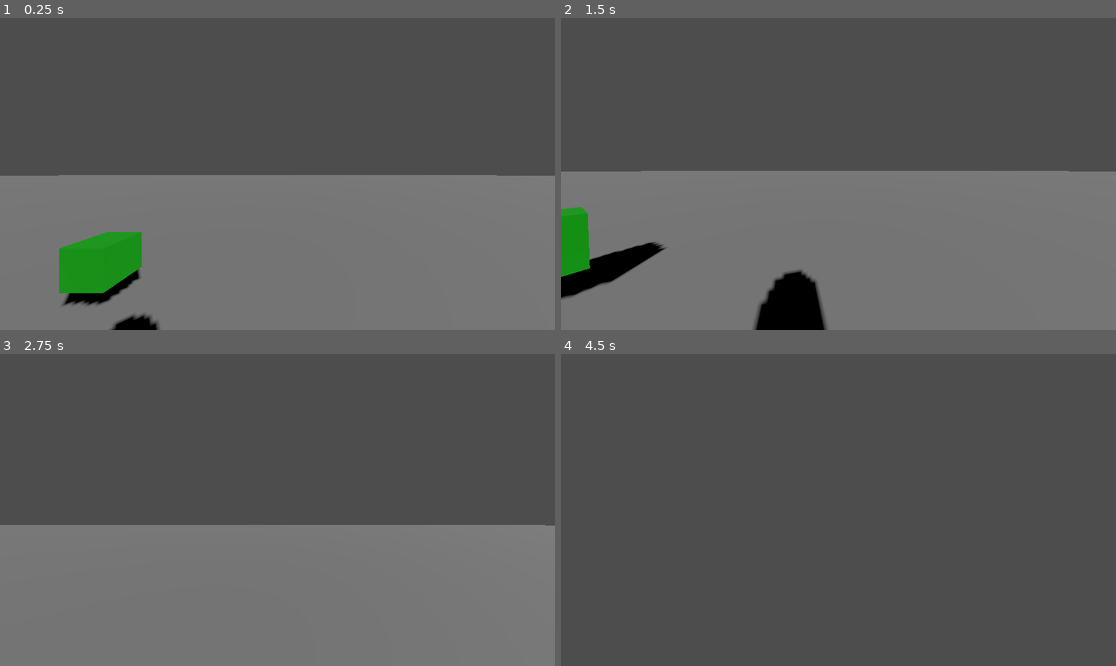
Above: before the commit, frames 1-4 (two rows, left to right).
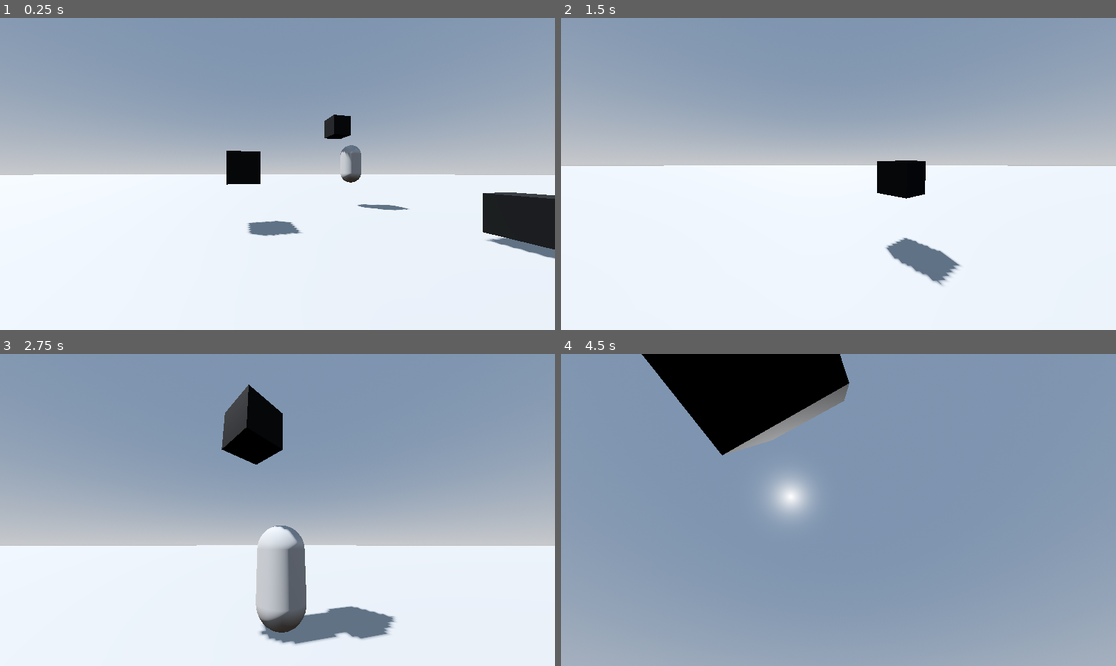
Above: after the commit, the same moments.

Repository: AlexandrBratslavskyy/Looter_Shooter
Game: Godot game, scene res://World/World.tscn
The game is run twice, just before and just after one commit, with the same random seed, the same clock (stepped at 60 frames per second) and the same inputs. Before the commit the project starts from res://World/main.tscn.
Inputs (mouse positions are in pixels of both pictures, inside the frame that each line leads up to):
- Up to frame 1 (0.25 s): no input
- Up to frame 2 (1.5 s): tap Enter (ui_accept) at 0.5 s; move the mouse to (866, 174) at 0.52 s; hold W (moveUp, bound only before the commit) from 0.53 s (still down); click (866, 174) at 0.6 s; tap Space (jump, bound only before the commit) at 0.77, 0.8, 1.07, 1.35 s; move the mouse to (810, 174) at 1.27 s
- Up to frame 3 (2.75 s): keep holding W (moveUp, bound only before the commit); tap Space (jump, bound only before the commit) at 1.52, 1.82, 2.3 s; click (249, 510) at 1.55 s; move the mouse to (288, 503) at 2.02 s; click (288, 503) at 2.1 s
- Up to frame 4 (4.5 s): move the mouse to (832, 516) at 2.77 s; click (832, 516) at 2.85 s; tap Space (jump, bound only before the commit) at 3.02, 3.32, 3.6, 3.77, 4.07 s; move the mouse to (877, 513) at 3.52 s; tap Escape (escape, bound only before the commit) at 4.15 s; move the mouse to (672, 463) at 4.27 s; release W (moveUp, bound only before the commit) at 4.28 s; hold A (moveLeft, bound only before the commit) from 4.28 s (still down); click (672, 463) at 4.35 s

The runs differ from the first frame. In frame 1, 99% of the frame differs, in the area x 0-100%, y 0-100%; in frame 2, 99%; in frame 3, 98%; in frame 4, 100%.

Commit message:
restarted

Diff:
--- a/Enemy/Enemy.gd
+++ b/Enemy/Enemy.gd
@@ -1,6 +1,6 @@
 extends CharacterBody3D
 
-@export var health: Health
+@export var p_stats_shared: StatsShared
 
 const SPEED = 5.0
 const JUMP_VELOCITY = 4.5
@@ -9,13 +9,13 @@
 var gravity = ProjectSettings.get_setting("physics/3d/default_gravity")
 
 func _ready() -> void:
-	health.current_health.connect(change_health)
-	health.no_cur_health.connect(no_health)
+	p_stats_shared.s_health_cur.connect(change_health)
+	p_stats_shared.s_health_cur_none.connect(no_health)
 
-#func _physics_process(delta):
-#	# Add the gravity.
-#	if not is_on_floor():
-#		velocity.y -= gravity * delta
+func _physics_process(delta):
+	# Add the gravity.
+	if not is_on_floor():
+		velocity.y -= gravity * delta
 #
 #	# Handle Jump.
 #	if Input.is_action_just_pressed("ui_accept") and is_on_floor():
@@ -32,14 +32,15 @@
 #		velocity.x = move_toward(velocity.x, 0, SPEED)
 #		velocity.z = move_toward(velocity.z, 0, SPEED)
 
-#	move_and_slide()
+	move_and_slide()
 
 func take_damage() -> void:
-	print("enemy")
-	health.decrease_health()
+	print("enemy " + name)
+	p_stats_shared.take_damage()
 
 func change_health(value: int) -> void:
 	print(value)
 
 func no_health() -> void:
-	print("dead")
+	print("dead " + name)
+	queue_free()
--- a/Enemy/Enemy.tscn
+++ b/Enemy/Enemy.tscn
@@ -1,7 +1,7 @@
 [gd_scene load_steps=5 format=3 uid="uid://q2f1bk7sjli4"]
 
 [ext_resource type="Script" path="res://Enemy/Enemy.gd" id="1_fc5m1"]
-[ext_resource type="Resource" uid="uid://celhuhrbhc3hk" path="res://Enemy/EnemyHealth.tres" id="2_do5bk"]
+[ext_resource type="Resource" uid="uid://csh3cy13n0odt" path="res://Enemy/EnemyStats.tres" id="2_rwryf"]
 
 [sub_resource type="CapsuleMesh" id="CapsuleMesh_nmuqd"]
 
@@ -9,7 +9,7 @@
 
 [node name="Enemy" type="CharacterBody3D"]
 script = ExtResource("1_fc5m1")
-health = ExtResource("2_do5bk")
+p_stats_shared = ExtResource("2_rwryf")
 
 [node name="MeshInstance3D" type="MeshInstance3D" parent="."]
 mesh = SubResource("CapsuleMesh_nmuqd")
--- a/Enemy/EnemyHealth.tres
+++ /dev/null
@@ -1,7 +0,0 @@
-[gd_resource type="Resource" script_class="Health" load_steps=2 format=3 uid="uid://celhuhrbhc3hk"]
-
-[ext_resource type="Script" path="res://Stats/Health.gd" id="1_lpv0k"]
-
-[resource]
-script = ExtResource("1_lpv0k")
-max_health = 5
--- /dev/null
+++ b/Enemy/EnemyStats.tres
@@ -0,0 +1,11 @@
+[gd_resource type="Resource" script_class="StatsShared" load_steps=2 format=3 uid="uid://csh3cy13n0odt"]
+
+[ext_resource type="Script" path="res://Stats/StatsShared.gd" id="1_sf403"]
+
+[resource]
+resource_local_to_scene = true
+script = ExtResource("1_sf403")
+p_health_max = 10
+p_velocity = 4.5
+p_velocity_jump = 5.0
+p_velocity_crouch = 0.0
--- a/Environment/Box.gd
+++ /dev/null
@@ -1,23 +0,0 @@
-@tool
-extends StaticBody3D
-
-@onready var shader: ShaderMaterial = $MeshInstance3D.get_active_material(0)
-@export_color_no_alpha var color: Color:
-	set(value):
-		color = value
-		if Engine.is_editor_hint():
-			_update_mesh()
-
-# Called when the node enters the scene tree for the first time.
-func _ready() -> void:
-	_update_mesh()
-
-# Called every frame. 'delta' is the elapsed time since the previous frame.
-func _process(delta) -> void:
-	pass
-
-func _update_mesh() -> void:
-	shader.set_shader_parameter("color", color)
-
-func take_damage() -> void:
-	print("box " + color.to_html())
--- a/Environment/Box.gdshader
+++ /dev/null
@@ -1,7 +0,0 @@
-shader_type spatial;
-
-uniform vec3 color: source_color;
-
-void fragment() {
-	ALBEDO = color;
-}
--- a/Environment/Box.tscn
+++ b/Environment/Box.tscn
@@ -1,22 +1,15 @@
-[gd_scene load_steps=6 format=3 uid="uid://rakycqc547mp"]
-
-[ext_resource type="Script" path="res://Environment/Box.gd" id="1_61b71"]
-[ext_resource type="Shader" path="res://Environment/Box.gdshader" id="1_sqj0o"]
+[gd_scene load_steps=4 format=3 uid="uid://rakycqc547mp"]
 
 [sub_resource type="BoxShape3D" id="BoxShape3D_mgs5i"]
 
-[sub_resource type="ShaderMaterial" id="ShaderMaterial_73nhv"]
-resource_local_to_scene = true
-render_priority = 0
-shader = ExtResource("1_sqj0o")
-shader_parameter/color = Color(0, 0, 0, 1)
+[sub_resource type="StandardMaterial3D" id="StandardMaterial3D_lc5pa"]
+albedo_color = Color(0, 0, 0, 1)
 
 [sub_resource type="BoxMesh" id="BoxMesh_55fw2"]
 resource_local_to_scene = true
-material = SubResource("ShaderMaterial_73nhv")
+material = SubResource("StandardMaterial3D_lc5pa")
 
 [node name="Box" type="StaticBody3D"]
-script = ExtResource("1_61b71")
 
 [node name="CollisionShape3D" type="CollisionShape3D" parent="."]
 shape = SubResource("BoxShape3D_mgs5i")
--- a/Player/PlayerCharacter.tscn
+++ b/Player/PlayerCharacter.tscn
@@ -1,7 +1,7 @@
 [gd_scene load_steps=5 format=3 uid="uid://b6lp1n5k0j1pq"]
 
 [ext_resource type="Script" path="res://Player/PlayerMovement.gd" id="1_am1nk"]
-[ext_resource type="Resource" uid="uid://c2wk57ibfljg8" path="res://Player/PlayerHealth.tres" id="2_hjpwy"]
+[ext_resource type="Resource" uid="uid://bequytjf6mdrs" path="res://Player/PlayerStats.tres" id="2_0ubgf"]
 
 [sub_resource type="CapsuleShape3D" id="CapsuleShape3D_hu3e2"]
 
@@ -9,7 +9,7 @@
 
 [node name="Player" type="CharacterBody3D"]
 script = ExtResource("1_am1nk")
-health = ExtResource("2_hjpwy")
+p_stats_shared = ExtResource("2_0ubgf")
 
 [node name="Shape" type="CollisionShape3D" parent="."]
 shape = SubResource("CapsuleShape3D_hu3e2")
--- a/Player/PlayerHealth.tres
+++ /dev/null
@@ -1,7 +0,0 @@
-[gd_resource type="Resource" script_class="Health" load_steps=2 format=3 uid="uid://c2wk57ibfljg8"]
-
-[ext_resource type="Script" path="res://Stats/Health.gd" id="1_iplkr"]
-
-[resource]
-script = ExtResource("1_iplkr")
-max_health = 11
--- a/Player/PlayerMovement.gd
+++ b/Player/PlayerMovement.gd
@@ -1,16 +1,18 @@
 extends CharacterBody3D
 
-@onready var cam: Camera3D = $Head/Camera
+## properties
+# nodes
+@onready var p_camera: Camera3D = $Head/Camera
 @onready var gunRay: RayCast3D = $Head/Camera/RayCast3D
 
-@export var health: Health
+# resources
+@export var p_stats_shared: StatsShared
 
-var mouseSensibility = 120
-var mouse_relative_x = 0
-var mouse_relative_y = 0
-const SPEED = 5.0
-const JUMP_VELOCITY = 4.5
+# sensitivity
+var p_sensitivity_x = 0.02
+var p_sensitivity_y = 0.02
 
+# gravity
 # Get the gravity from the project settings to be synced with RigidBody nodes.
 var gravity = ProjectSettings.get_setting("physics/3d/default_gravity")
 
@@ -19,14 +21,17 @@
 	# Captures mouse
 	Input.mouse_mode = Input.MOUSE_MODE_CAPTURED
 	gunRay.add_exception(self)
-#	print(health.cur_health)
 
-# Called every frame. 'delta' is the elapsed time since the previous frame.
-func _process(delta) -> void:
-	# Release mouse to escape
-	if Input.is_action_just_pressed("escape"):
+func _unhandled_input(event: InputEvent) -> void:
+	# debug
+	if event.is_action_pressed("ui_cancel"):
 		Input.mouse_mode = Input.MOUSE_MODE_VISIBLE
 
+	if event is InputEventMouseMotion:
+		var MouseMovement: Vector2 = -event.relative
+		rotate_y(MouseMovement.x * p_sensitivity_y) # first rotate y
+		p_camera.rotate_x(MouseMovement.y * p_sensitivity_x) # then rotate x
+		p_camera.rotation.x = clamp(p_camera.rotation.x, deg_to_rad(-40), deg_to_rad(60))
 
 func _physics_process(delta) -> void:
 	# Add the gravity.
@@ -34,34 +39,26 @@
 		velocity.y -= gravity * delta
 
 	# Handle Jump.
-	if Input.is_action_just_pressed("jump") and is_on_floor():
-		velocity.y = JUMP_VELOCITY
+	if Input.is_action_just_pressed("i_jump") and is_on_floor():
+		velocity.y = p_stats_shared.p_velocity_jump
 
 	# Handle Shooting
-	if Input.is_action_just_pressed("shoot"):
-		shoot()
+	if Input.is_action_just_pressed("i_primary"):
+		m_shoot()
 
 	# Get the input direction and handle the movement/deceleration.
-	var input_dir = Input.get_vector("moveLeft", "moveRight", "moveUp", "moveDown")
+	var input_dir = Input.get_vector("i_move_left", "i_move_right", "i_move_up", "i_move_down")
 	var direction = (transform.basis * Vector3(input_dir.x, 0, input_dir.y)).normalized()
 	if direction:
-		velocity.x = direction.x * SPEED
-		velocity.z = direction.z * SPEED
+		velocity.x = direction.x * p_stats_shared.p_velocity
+		velocity.z = direction.z * p_stats_shared.p_velocity
 	else:
-		velocity.x = move_toward(velocity.x, 0, SPEED)
-		velocity.z = move_toward(velocity.z, 0, SPEED)
+		velocity.x = move_toward(velocity.x, 0, p_stats_shared.p_velocity)
+		velocity.z = move_toward(velocity.z, 0, p_stats_shared.p_velocity)
 
 	move_and_slide()
 
-func _input(event) -> void:
-	if event is InputEventMouseMotion:
-		rotation.y -= event.relative.x / mouseSensibility
-		cam.rotation.x -= event.relative.y / mouseSensibility
-		cam.rotation.x = clamp(cam.rotation.x, deg_to_rad(-90), deg_to_rad(90) )
-		mouse_relative_x = clamp(event.relative.x, -50, 50)
-		mouse_relative_y = clamp(event.relative.y, -50, 10)
-
-func shoot() -> void:
+func m_shoot() -> void:
 	if not gunRay.is_colliding():
 		return
 	var cl := gunRay.get_collider()
--- /dev/null
+++ b/Player/PlayerStats.tres
@@ -0,0 +1,10 @@
+[gd_resource type="Resource" script_class="StatsShared" load_steps=2 format=3 uid="uid://bequytjf6mdrs"]
+
+[ext_resource type="Script" path="res://Stats/StatsShared.gd" id="1_3yjlb"]
+
+[resource]
+script = ExtResource("1_3yjlb")
+p_health_max = 10
+p_velocity = 5.0
+p_velocity_jump = 4.5
+p_velocity_crouch = 0.0
--- a/Stats/Health.gd
+++ /dev/null
@@ -1,28 +0,0 @@
-extends Resource
-class_name Health
-
-var cur_health : int
-@export var max_health: int = 10:
-	set(value):
-		max_health = value
-		cur_health = value
-
-signal current_health(value) # only useful for health change and not to indicate damage
-
-# damage vs healing (signal very down health or masive damage)
-signal down_health
-signal up_health
-
-# % amount of health
-signal low_health
-signal no_cur_health
-
-func decrease_health(value : int = 1) -> void:
-	cur_health -= value
-	current_health.emit(cur_health)
-	if cur_health <= 0:
-		no_cur_health.emit()
-
-func increase_health(value : int = 1) -> void:
-	cur_health += value
-	current_health.emit(cur_health)
--- /dev/null
+++ b/Stats/StatsShared.gd
@@ -0,0 +1,28 @@
+extends Resource
+class_name StatsShared
+
+## properties
+# health
+var p_health_cur: int
+@export var p_health_max: int = 10:
+	set(value):
+		p_health_max = value
+		p_health_cur = value
+
+# velocity
+@export var p_velocity: float
+@export var p_velocity_jump: float
+@export var p_velocity_crouch: float
+
+## signals
+# health
+signal s_health_cur(value)
+signal s_health_cur_none
+
+## methods
+# health
+func take_damage(value: int = 1) -> void:
+	p_health_cur -= value
+	s_health_cur.emit(p_health_cur)
+	if p_health_cur <= 0:
+		s_health_cur_none.emit()
--- /dev/null
+++ b/World/World.tscn
@@ -0,0 +1,50 @@
+[gd_scene load_steps=8 format=3 uid="uid://cug1474aj4ccp"]
+
+[ext_resource type="PackedScene" uid="uid://bysdjbkmt1ep1" path="res://Environment/Ground.tscn" id="1_5ec5b"]
+[ext_resource type="PackedScene" uid="uid://rakycqc547mp" path="res://Environment/Box.tscn" id="2_vcg8y"]
+[ext_resource type="PackedScene" uid="uid://b6lp1n5k0j1pq" path="res://Player/PlayerCharacter.tscn" id="3_wvrnc"]
+[ext_resource type="PackedScene" uid="uid://q2f1bk7sjli4" path="res://Enemy/Enemy.tscn" id="4_8lprf"]
+
+[sub_resource type="ProceduralSkyMaterial" id="ProceduralSkyMaterial_3c1f8"]
+sky_horizon_color = Color(0.64625, 0.65575, 0.67075, 1)
+ground_horizon_color = Color(0.64625, 0.65575, 0.67075, 1)
+
+[sub_resource type="Sky" id="Sky_mc6a6"]
+sky_material = SubResource("ProceduralSkyMaterial_3c1f8")
+
+[sub_resource type="Environment" id="Environment_5ueb1"]
+background_mode = 2
+sky = SubResource("Sky_mc6a6")
+tonemap_mode = 2
+glow_enabled = true
+
+[node name="World" type="Node3D"]
+
+[node name="Environment" type="Node" parent="."]
+
+[node name="WorldEnvironment" type="WorldEnvironment" parent="Environment"]
+environment = SubResource("Environment_5ueb1")
+
+[node name="DirectionalLight3D" type="DirectionalLight3D" parent="Environment"]
+transform = Transform3D(-0.866023, -0.433016, 0.250001, 0, 0.499998, 0.866027, -0.500003, 0.749999, -0.43301, 0, 0, 0)
+shadow_enabled = true
+
+[node name="Ground" parent="Environment" instance=ExtResource("1_5ec5b")]
+
+[node name="Box" parent="Environment" instance=ExtResource("2_vcg8y")]
+transform = Transform3D(1, 0, 0, 0, 1, 0, 0, 0, 1, 2.4223, 1.87418, 0)
+
+[node name="Box2" parent="Environment" instance=ExtResource("2_vcg8y")]
+transform = Transform3D(1, 0, 0, 0, 1, 0, 0, 0, 1, -0.60466, 0.691532, 6.48538)
+
+[node name="Box3" parent="Environment" instance=ExtResource("2_vcg8y")]
+transform = Transform3D(1, 0, 0, 0, 1, 0, 0, 0, 1, 4.8446, 4.23962, 5.03141)
+
+[node name="Player" parent="." instance=ExtResource("3_wvrnc")]
+transform = Transform3D(-0.20967, 0, -0.977772, 0, 1, 0, 0.977772, 0, -0.20967, -2.90608, 1.50971, 0)
+
+[node name="Enemy" parent="." instance=ExtResource("4_8lprf")]
+transform = Transform3D(1, 0, 0, 0, 1, 0, 0, 0, 1, 4.51791, 2.55307, 5.63453)
+
+[node name="Enemy2" parent="." instance=ExtResource("4_8lprf")]
+transform = Transform3D(1, 0, 0, 0, 1, 0, 0, 0, 1, -8.38774, 2.55307, 5.63453)
--- a/World/main.tscn
+++ /dev/null
@@ -1,37 +0,0 @@
-[gd_scene load_steps=6 format=3 uid="uid://dccg1d3ajm4d5"]
-
-[ext_resource type="PackedScene" uid="uid://bysdjbkmt1ep1" path="res://Environment/Ground.tscn" id="1_lsd45"]
-[ext_resource type="PackedScene" uid="uid://b6lp1n5k0j1pq" path="res://Player/PlayerCharacter.tscn" id="2_spslo"]
-[ext_resource type="PackedScene" uid="uid://rakycqc547mp" path="res://Environment/Box.tscn" id="3_kkdj3"]
-[ext_resource type="PackedScene" uid="uid://q2f1bk7sjli4" path="res://Enemy/Enemy.tscn" id="4_pdw8d"]
-[ext_resource type="PackedScene" uid="uid://oog3ch7rsf1l" path="res://Environment/generated.tscn" id="5_m71oe"]
-
-[node name="Main" type="Node3D"]
-
-[node name="DirectionalLight3D" type="DirectionalLight3D" parent="."]
-transform = Transform3D(0.714794, -0.4232, 0.55675, -0.000810836, 0.795612, 0.605806, -0.699334, -0.433478, 0.568356, 0, 0, 0)
-shadow_enabled = true
-
-[node name="Ground" parent="." instance=ExtResource("1_lsd45")]
-transform = Transform3D(1, 0, 0, 0, 1, 0, 0, 0, 1, 0, -1, 0)
-
-[node name="Player" parent="." instance=ExtResource("2_spslo")]
-transform = Transform3D(1, 0, 0, 0, 1, 0, 0, 0, 1, 0, 2, 0)
-
-[node name="Box" parent="." instance=ExtResource("3_kkdj3")]
-transform = Transform3D(1, 0, 0, 0, 1, 0, 0, 0, 1, -7, 0, 4)
-color = Color(0.670588, 0, 0, 1)
-
-[node name="Box2" parent="." instance=ExtResource("3_kkdj3")]
-transform = Transform3D(1, 0, 0, 0, 1, 0, 0, 0, 1, -4.41051, 0, -4)
-color = Color(0, 0.721569, 0, 1)
-
-[node name="Box3" parent="." instance=ExtResource("3_kkdj3")]
-transform = Transform3D(1, 0, 0, 0, 1, 0, 0, 0, 1, 5.66081, -0.564067, 0.861566)
-color = Color(0, 0, 0.815686, 1)
-
-[node name="Enemy" parent="." instance=ExtResource("4_pdw8d")]
-transform = Transform3D(1, 0, 0, 0, 1, 0, 0, 0, 1, 3, 0, 13)
-
-[node name="Generated" parent="." instance=ExtResource("5_m71oe")]
-transform = Transform3D(1, 0, 0, 0, 1, 0, 0, 0, 1, 8, 0, 2)
--- a/project.godot
+++ b/project.godot
@@ -11,46 +11,39 @@
 [application]
 
 config/name="Looter_Shooter"
-run/main_scene="res://World/main.tscn"
-config/features=PackedStringArray("4.0", "Forward Plus")
+run/main_scene="res://World/World.tscn"
+config/features=PackedStringArray("4.2", "Forward Plus")
 config/icon="res://icon.svg"
 
 [input]
 
-moveLeft={
+i_move_left={
 "deadzone": 0.5,
 "events": [Object(InputEventKey,"resource_local_to_scene":false,"resource_name":"","device":-1,"window_id":0,"alt_pressed":false,"shift_pressed":false,"ctrl_pressed":false,"meta_pressed":false,"pressed":false,"keycode":0,"physical_keycode":65,"key_label":0,"unicode":97,"echo":false,"script":null)
 ]
 }
-moveRight={
+i_move_right={
 "deadzone": 0.5,
 "events": [Object(InputEventKey,"resource_local_to_scene":false,"resource_name":"","device":-1,"window_id":0,"alt_pressed":false,"shift_pressed":false,"ctrl_pressed":false,"meta_pressed":false,"pressed":false,"keycode":0,"physical_keycode":68,"key_label":0,"unicode":100,"echo":false,"script":null)
 ]
 }
-moveUp={
+i_move_up={
 "deadzone": 0.5,
 "events": [Object(InputEventKey,"resource_local_to_scene":false,"resource_name":"","device":-1,"window_id":0,"alt_pressed":false,"shift_pressed":false,"ctrl_pressed":false,"meta_pressed":false,"pressed":false,"keycode":0,"physical_keycode":87,"key_label":0,"unicode":119,"echo":false,"script":null)
 ]
 }
-moveDown={
+i_move_down={
 "deadzone": 0.5,
 "events": [Object(InputEventKey,"resource_local_to_scene":false,"resource_name":"","device":-1,"window_id":0,"alt_pressed":false,"shift_pressed":false,"ctrl_pressed":false,"meta_pressed":false,"pressed":false,"keycode":0,"physical_keycode":83,"key_label":0,"unicode":115,"echo":false,"script":null)
 ]
 }
-jump={
+i_jump={
 "deadzone": 0.5,
 "events": [Object(InputEventKey,"resource_local_to_scene":false,"resource_name":"","device":-1,"window_id":0,"alt_pressed":false,"shift_pressed":false,"ctrl_pressed":false,"meta_pressed":false,"pressed":false,"keycode":0,"physical_keycode":32,"key_label":0,"unicode":32,"echo":false,"script":null)
 ]
 }
-shoot={
+i_primary={
 "deadzone": 0.5,
-"events": [Object(InputEventMouseButton,"resource_local_to_s …(205 unchanged characters)… r2(0, 0),"factor":1.0,"button_index":1,"pressed":false,"double_click":false,"script":null)
+"events": [Object(InputEventMouseButton,"resource_local_to_s …(205 unchanged characters)… r2(0, 0),"factor":1.0,"button_index":1,"canceled":false,"pressed":false,"double_click":false,"script":null)
 ]
 }
-escape={
-"deadzone": 0.5,
-"events": [Object(InputEventKey,"resource_local_to_scene":false,"resource_name":"","device":-1,"window_id":0,"alt_pressed":false,"shift_pressed":false,"ctrl_pressed":false,"meta_pressed":false,"pressed":false,"keycode":0,"physical_keycode":4194305,"key_label":0,"unicode":0,"echo":false,"script":null)
-, Object(InputEventKey,"resource_local_to_scene":false,"resource_name":"","device":-1,"window_id":0,"alt_pressed":false,"shift_pressed":false,"ctrl_pressed":false,"meta_pressed":false,"pressed":false,"keycode":0,"physical_keycode":4194308,"key_label":0,"unicode":0,"echo":false,"script":null)
-, Object(InputEventKey,"resource_local_to_scene":false,"resource_name":"","device":-1,"window_id":0,"alt_pressed":false,"shift_pressed":false,"ctrl_pressed":false,"meta_pressed":false,"pressed":false,"keycode":0,"physical_keycode":4194312,"key_label":0,"unicode":0,"echo":false,"script":null)
-]
-}
